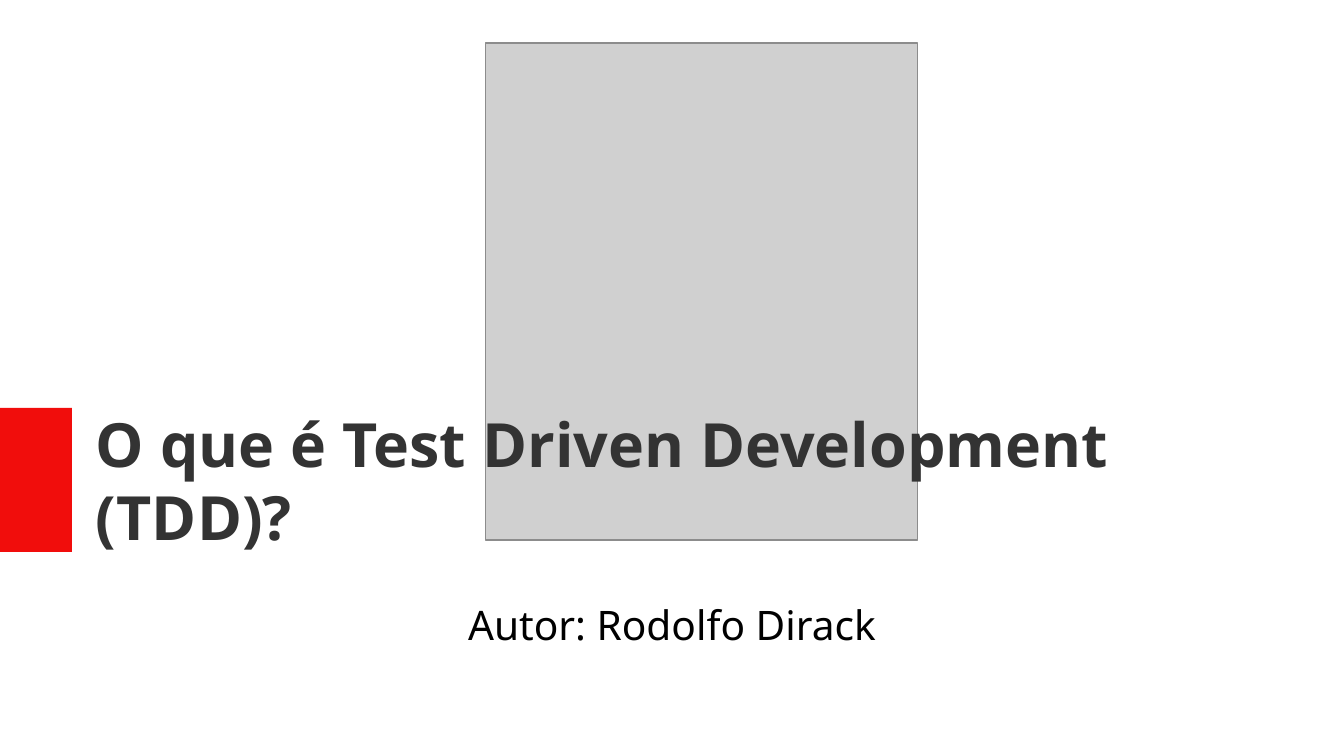
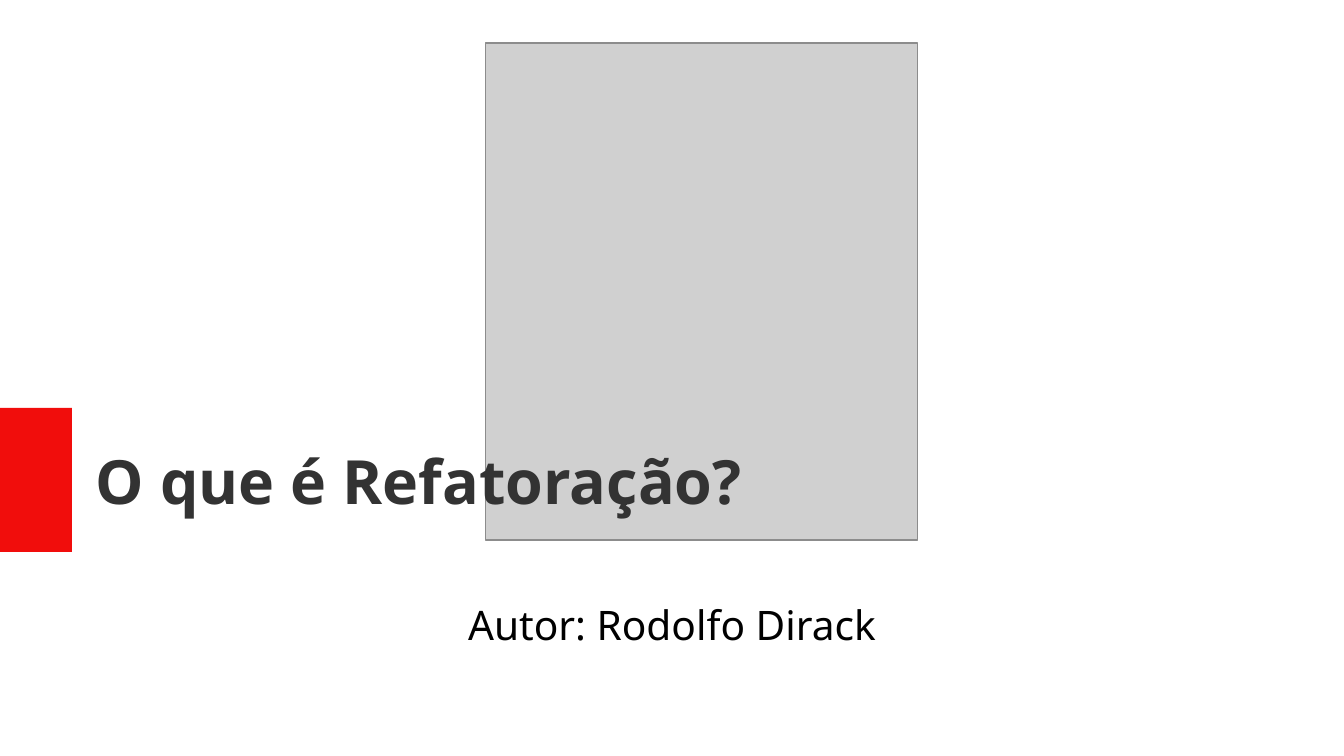
Before and after one commit to Geofisicando/C-orientado-a-testes, a slide deck: slide 1 of slides/refatoracao.pptx. Drawn at 1344x756 pixels with LibreOffice and Linux fonts; fonts in the diff are those of the drawing; grey boxes stand for pictures. Boxes give left, top, right and bottom in pixels: in the first picture for what was removed or moved away, otherwise in the second. Text is boxed around its words. In the diff, an @@ line names an element or a change of style, - is before the commit and + after.

Commit message:
slides

```diff
--- a/slides/refatoracao.pptx
+++ b/slides/refatoracao.pptx
@@ text at <box>96,447,742,520</box>: text changed @@
-O que é Test Driven Development (TDD)?
+O que é Refatoração?
```
Also in this commit, not shown: 7 slides removed, 5 other files.
